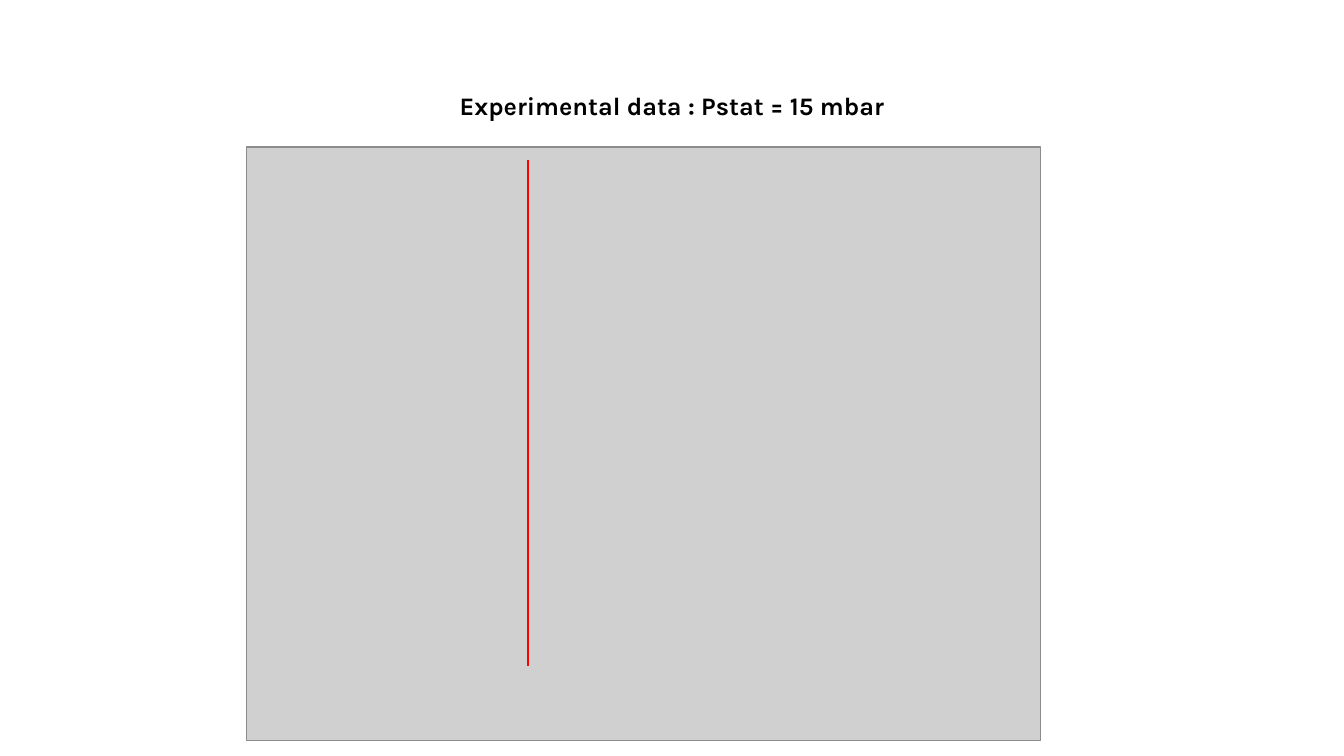
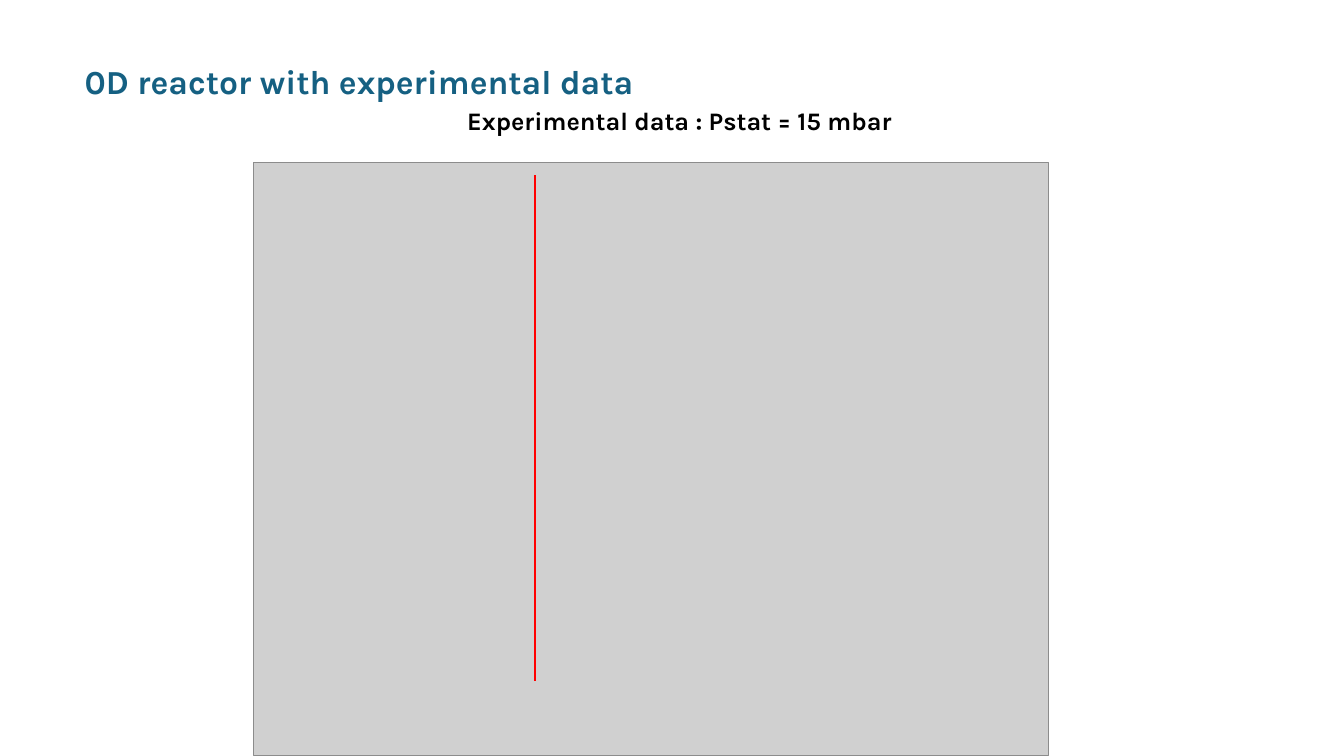
Before and after one commit to Bab1000/VKI, a slide deck: slide 4 of Courses/PCMAF/PCMAF_26_05_2025.pptx (slide 3 before the commit). Drawn at 1344x756 pixels with LibreOffice and Linux fonts; fonts in the diff are those of the drawing; grey boxes stand for pictures. Boxes give left, top, right and bottom in pixels: in the first picture for what was removed or moved away, otherwise in the second. Text is boxed around its words. In the diff, an @@ line names an element or a change of style, - is before the commit and + after.

```diff
--- a/Courses/PCMAF/PCMAF_26_05_2025.pptx
+++ b/Courses/PCMAF/PCMAF_26_05_2025.pptx
@@ text added at <box>85,70,633,102</box>, 24 pt, text #156082, bold @@
+0D reactor with experimental data
@@ text "Experimental data : Pstat = ...": place and size @@
-text "Experimental data : Pstat = ..." at <box>460,97,884,121</box>
+text "Experimental data : Pstat = ..." at <box>467,112,891,136</box>
@@ picture: place and size @@
-picture at <box>246,147,1041,741</box>
+picture at <box>254,162,1049,756</box>
@@ line moved from (528, 665) - (528, 160) to (535, 681) - (535, 175) @@
```
Also in this commit, not shown: 5 other slides changed, 7 slides added, 1 slide removed, 48 other files.
